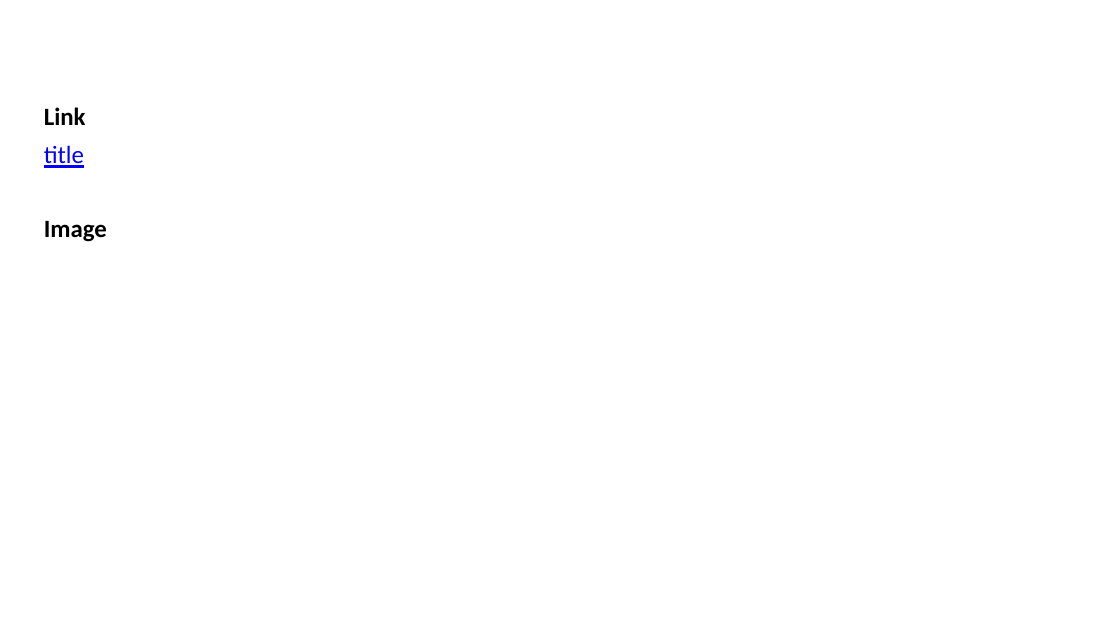
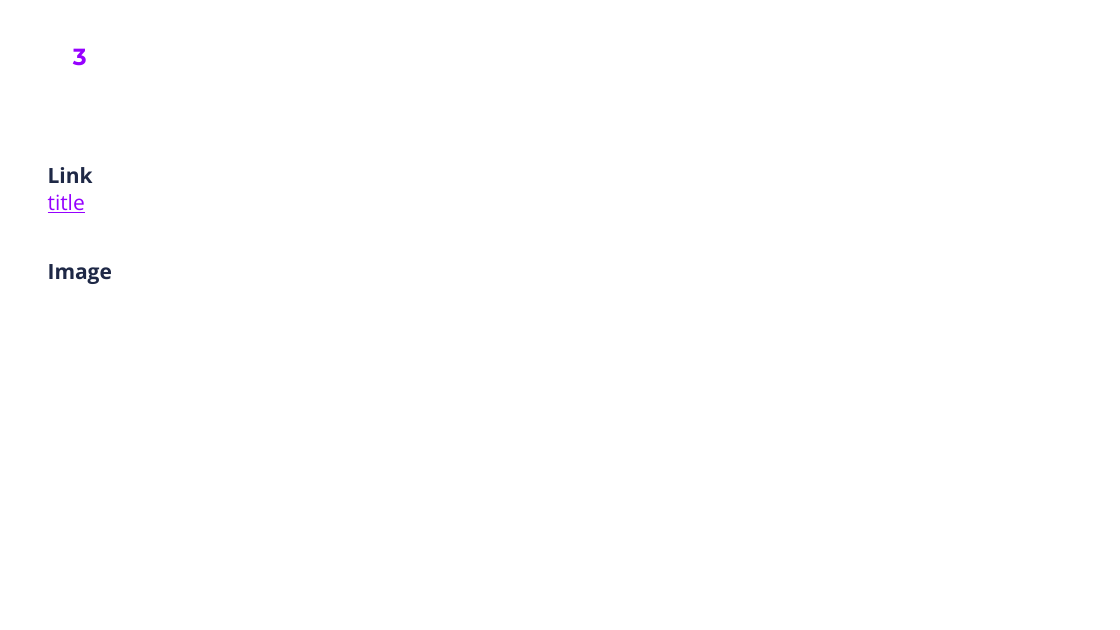
Before and after one commit to oehrlis/docker-pandoc, a slide deck: slide 3 of sample/sample.pptx. Drawn at 1120x630 pixels with LibreOffice and Linux fonts; fonts in the diff are those of the drawing; background and template pictures are left out. Boxes give left, top, right and bottom in pixels: in the first picture for what was removed or moved away, otherwise in the second. Text is boxed around its words. In the diff, an @@ line names an element or a change of style, - is before the commit and + after.

```diff
--- a/sample/sample.pptx
+++ b/sample/sample.pptx
@@ page number added at <box>73,48,87,66</box>, 15 pt, text #9601FF, bold @@
+3
@@ text "Link": place and size @@
-text "Link" at <box>44,107,107,242</box>
+text "Link" at <box>48,167,112,284</box>
@@ text "Link" at <box>48,167,112,284</box>: size 16 to 13.5 pt, font Calibri to Open Sans; text colour #000000 to #1E2846 in "Link", "Image"; text colour #0000FF to #9500FF in "title"; less space between paragraphs @@
```
Also in this commit, not shown: 7 other slides changed, 2 other files.
